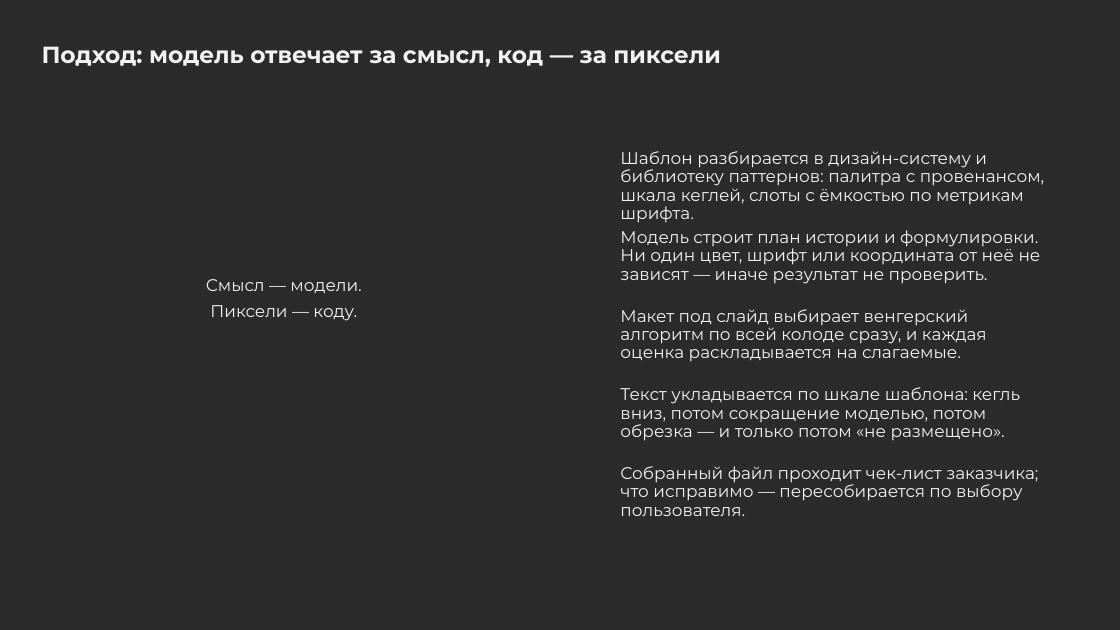
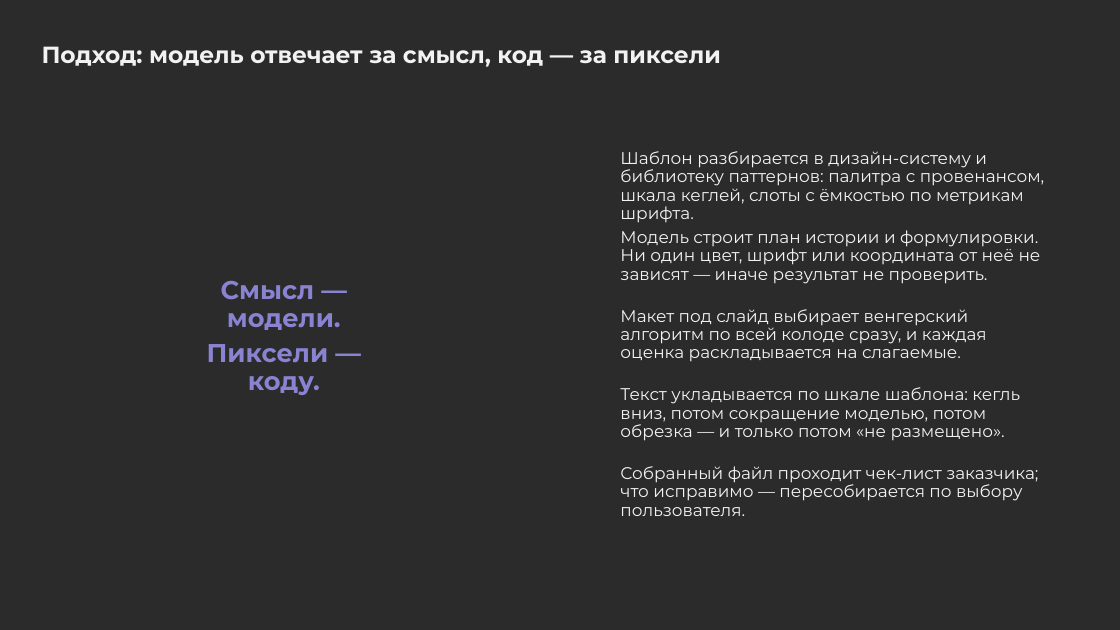
Before and after one commit to homie-08/LCT-HeetsTech, a slide deck: slide 3 of materials/pitch-heets-tech.pptx. Drawn at 1120x630 pixels with LibreOffice and Linux fonts; fonts in the diff are those of the drawing; background and template pictures are left out; a plain dark background stands for a picture behind light text. Boxes give left, top, right and bottom in pixels: in the first picture for what was removed or moved away, otherwise in the second. Text is boxed around its words. In the diff, an @@ line names an element or a change of style, - is before the commit and + after.

```diff
--- a/materials/pitch-heets-tech.pptx
+++ b/materials/pitch-heets-tech.pptx
@@ text "Смысл — модели." at (207,280,341,395): size 14.5 to 22 pt, text colour #F2F2F2 to #8A83D1, bold on @@
```
Also in this commit, not shown: 5 other slides changed, 2 other files.
